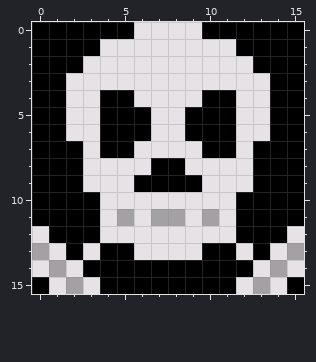
Pixel-art sprite, stored at GraphicsLoad_sprites02/Content/16/Skull01.png. The picture above was drawn from the file before the commit.
The file is 16x16 pixels.
And afterwards:
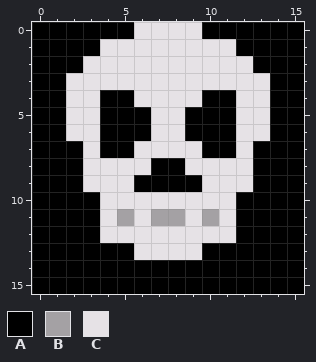
Palette (. is transparent): A #000000  B #a4a1a4  C #e6e2e6
Difference:
Changed rows in their new state; - is an unchanged pixel.
first column x 0:
12 A--------------A
13 AA-A--------A-AA
14 AAA----------AAA
15 -AAA--------AAA-
Boxes around the changes in both pictures, in picture pixels (x1, y1, x2, y2):
changed: (32, 226, 100, 294)
changed: (236, 226, 304, 294)
